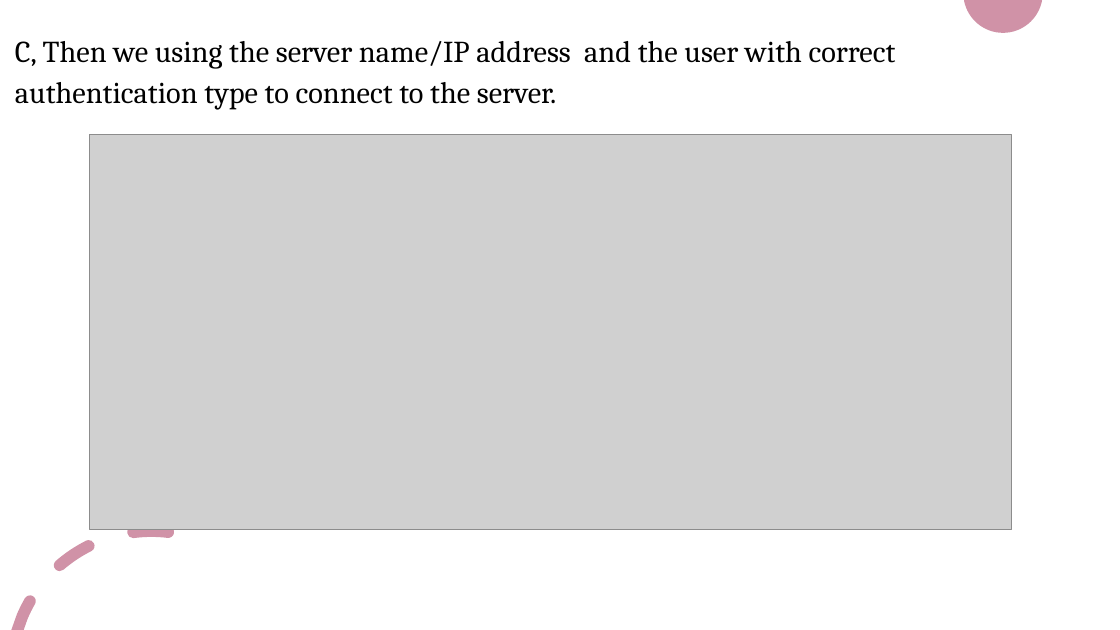
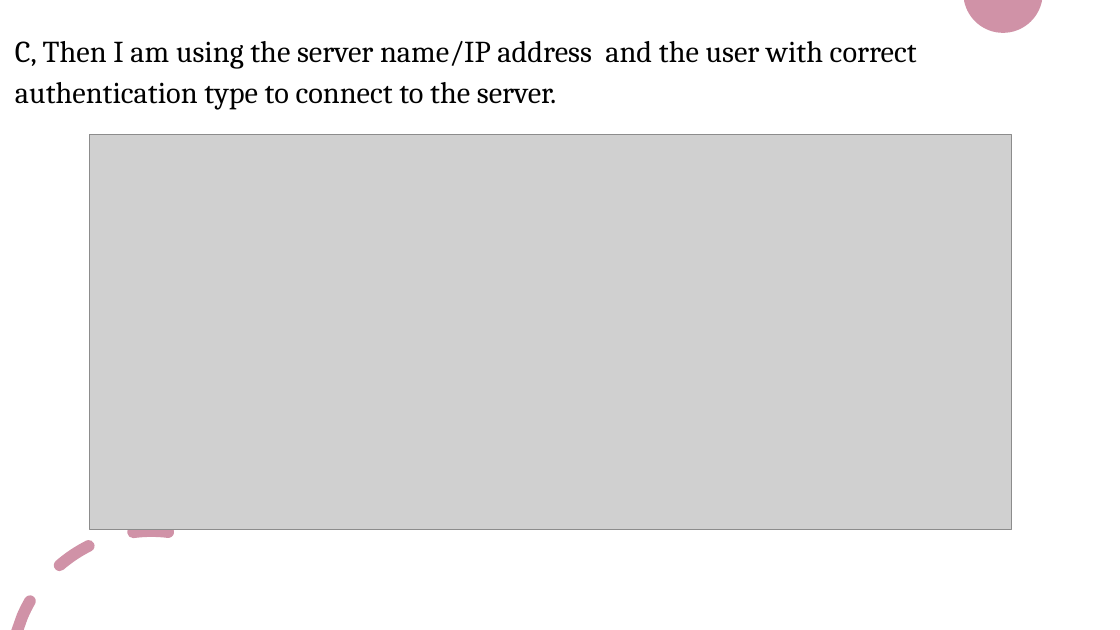
Before and after one commit to HenokKifleyesus/FinalProjectBigDataTechnology, a slide deck: slide 11 of BIG DATA TECHNOLOGY.pptx. Drawn at 1120x630 pixels with LibreOffice and Linux fonts; fonts in the diff are those of the drawing; grey boxes stand for pictures. Boxes give left, top, right and bottom in pixels: in the first picture for what was removed or moved away, otherwise in the second. Text is boxed around its words. In the diff, an @@ line names an element or a change of style, - is before the commit and + after.

```diff
--- a/BIG DATA TECHNOLOGY.pptx
+++ b/BIG DATA TECHNOLOGY.pptx
@@ title at (15,41,917,110): text changed @@
-C, Then we using the server name/IP address and the user with correct authentication type to connect to the server.
+C, Then I am using the server name/IP address and the user with correct authentication type to connect to the server.
```
Also in this commit, not shown: 3 other slides changed, 1 other file.
